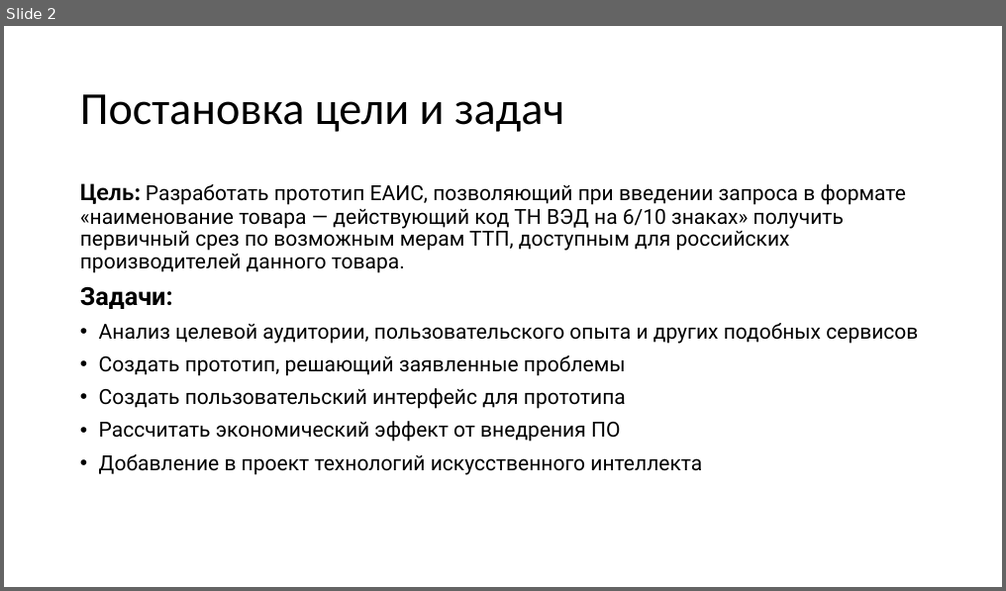
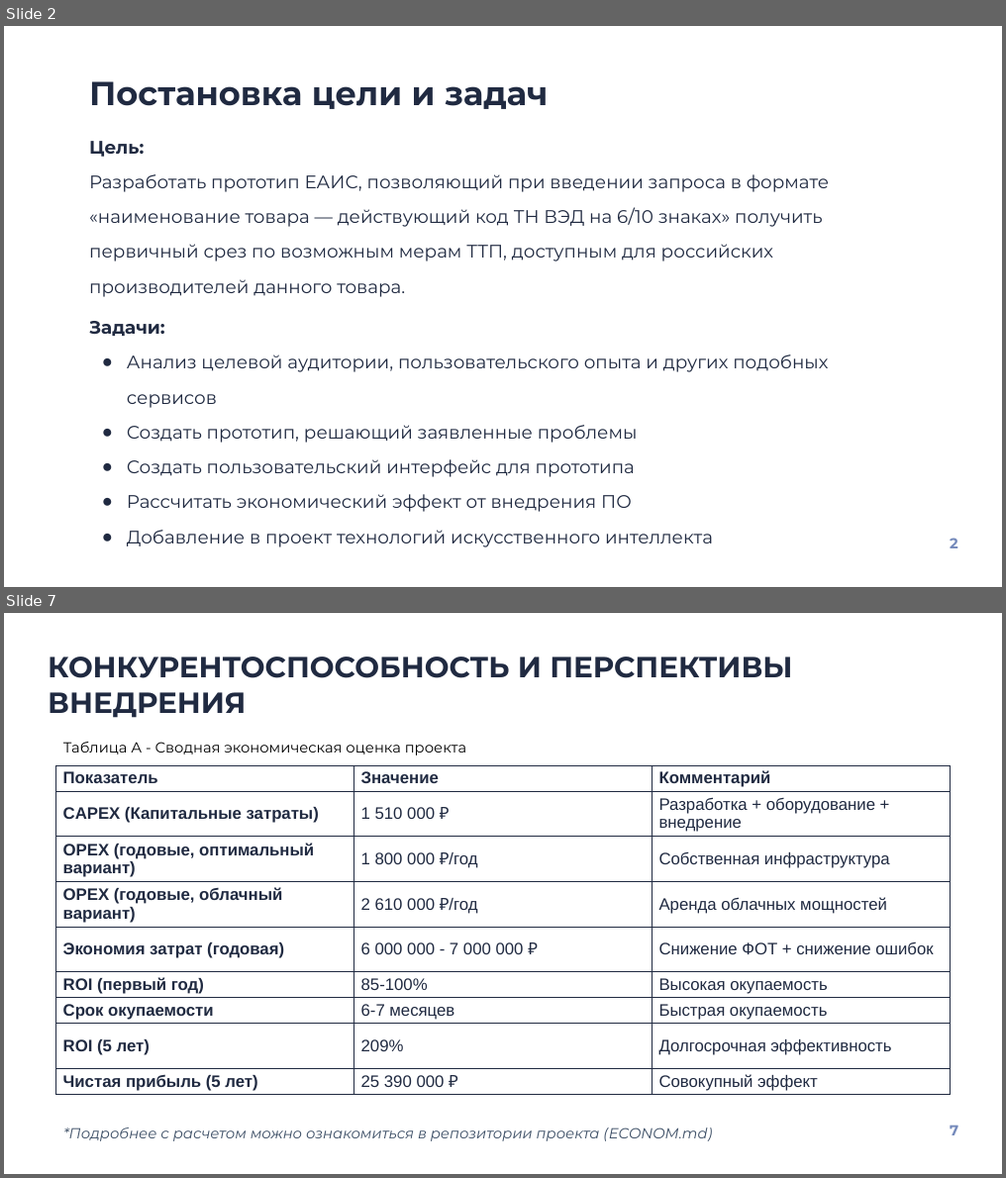
Before and after one commit to maxikfedorov/trade-defense-platform, a slide deck: assets/НейроСанитары_Моспром_v1.pptx. Shown one above the other, each under a label of ours: slide 2 before the commit, slides 2 and 7 after it; the slides between them are not shown. The pictures are 1006x591 and 1006x1178 pixels, drawn with LibreOffice and Linux fonts; fonts in the diff are those of the drawing. Boxes give left, top, right and bottom in pixels: in the first picture for what was removed or moved away, otherwise in the second. Text is boxed around its words. In the diff, an @@ line names an element or a change of style, - is before the commit and + after.

```diff
--- a/assets/НейроСанитары_Моспром_v1.pptx
+++ b/assets/НейроСанитары_Моспром_v1.pptx
@@ slide 7 added at (4, 613, 1002, 1174), background #FFFFFF @@
@@ title added at (48, 657, 792, 718), 28 pt, text #202A41, bold @@
+КОНКУРЕНТОСПОСОБНОСТЬ И ПЕРСПЕКТИВЫ ВНЕДРЕНИЯ
@@ text added at (63, 742, 466, 756), 14 pt, text #000000 @@
+Таблица А - Сводная экономическая оценка проекта
@@ table added at (56, 765, 950, 1106), 9 rows, 3 columns @@
+Показатель | Значение | Комментарий
+CAPEX (Капитальные затраты) | 1 510 000 ₽ | Разработка + оборудование + внедрение
+OPEX (годовые, оптимальный вариант) | 1 800 000 ₽/год | Собственная инфраструктура
+OPEX (годовые, облачный вариант) | 2 610 000 ₽/год | Аренда облачных мощностей
+Экономия затрат (годовая) | 6 000 000 - 7 000 000 ₽ | Снижение ФОТ + снижение ошибок
+ROI (первый год) | 85-100% | Высокая окупаемость
+Срок окупаемости | 6-7 месяцев | Быстрая окупаемость
+ROI (5 лет) | 209% | Долгосрочная эффективность
+Чистая прибыль (5 лет) | 25 390 000 ₽ | Совокупный эффект
@@ text added at (63, 1128, 712, 1142), 14 pt, text #3D4F66, italic @@
+*Подробнее с расчетом можно ознакомиться в репозитории проекта (ECONOM.md)
@@ text added at (949, 1125, 958, 1136), 14 pt, text #758ABB, bold @@
+7
@@ slide 2 changed as well @@
@@ title "Постановка цели и задач": place and size @@
-title "Постановка цели и задач" at (80, 94, 564, 132)
+title "Постановка цели и задач" at (89, 81, 548, 109)
@@ title "Постановка цели и задач" at (89, 81, 548, 109): size 44 to 32 pt, font Calibri to Montserrat, text colour #000000 to #202A41, bold on; line spacing 0.9 to 1; vertical alignment middle to top @@
@@ text "Цель:": place and size @@
-text "Цель:" at (80, 183, 918, 475)
+text "Цель:" at (89, 141, 830, 548)
@@ text at (89, 141, 830, 297): text changed; size 20 to 17.5 pt; font Roboto to Montserrat; text colour #000000 to #202A41 @@
-Цель: Разработать прототип ЕАИС, позволяющий при введении запроса в формате «наименование товара — действующий код ТН ВЭД на 6/10 знаках» получить первичный срез по возможным мерам ТТП, доступным для российских производителей данного товара.
+Цель:
+Разработать прототип ЕАИС, позволяющий при введении запроса в формате «наименование товара — действующий код ТН ВЭД на 6/10 знаках» получить первичный срез по возможным мерам ТТП, доступным для российских производителей данного товара.
@@ text at (89, 321, 828, 548): size 24 to 17.5 pt in "Задачи:"; font Roboto to Montserrat, text colour #000000 to #202A41 in "Задачи:", "Анализ целевой аудитории, пользовательского опыта и других ...", "Создать прототип, решающий заявленные проблемы", "Создать пользовательский интерфейс для прототипа" and 2 more places; size 20 to 17.5 pt in "Анализ целевой аудитории, пользовательского опыта и других ...", "Создать прототип, решающий заявленные проблемы", "Создать пользовательский интерфейс для прототипа", "Рассчитать экономический эффект от внедрения ПО" and 1 more places; line spacing 0.9 to 1.6; less space between paragraphs; bullet • to ● @@
@@ text added at (949, 538, 958, 549), 14 pt, text #758ABB, bold @@
+2
```
Also in this commit, not shown: 4 other slides changed, 5 other slides added, 5 slides removed, 4 other files.
